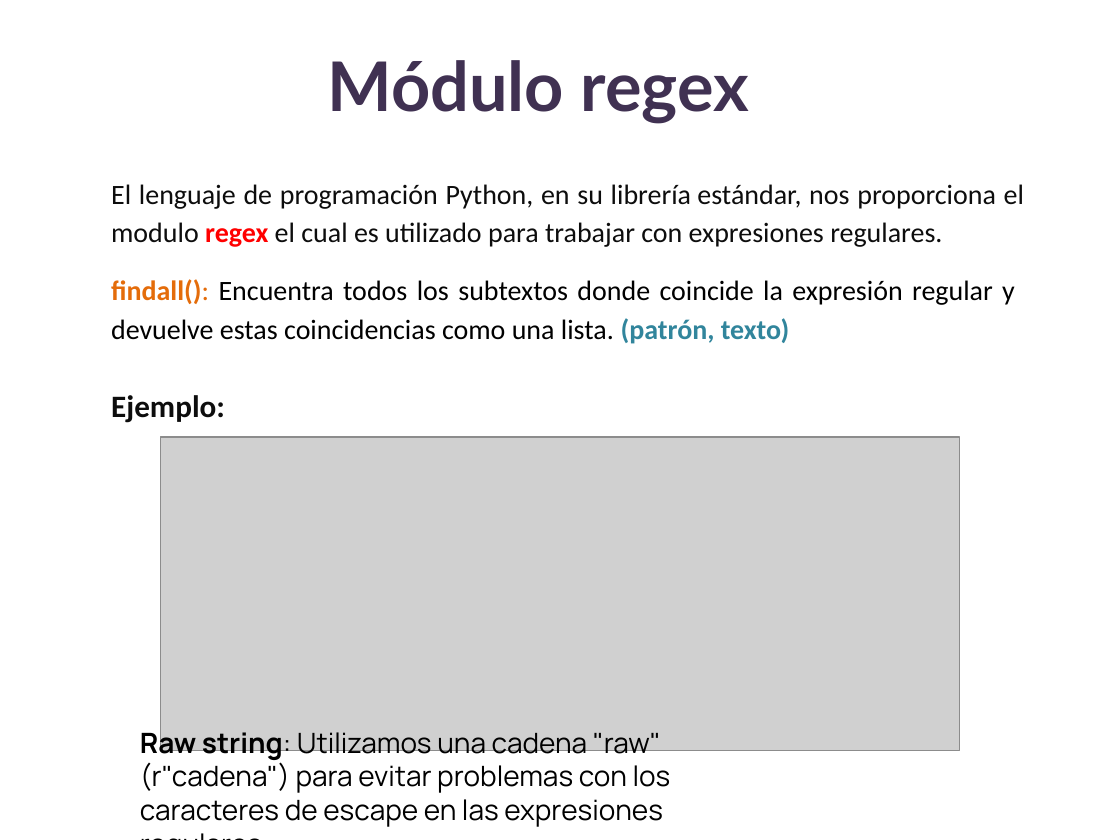
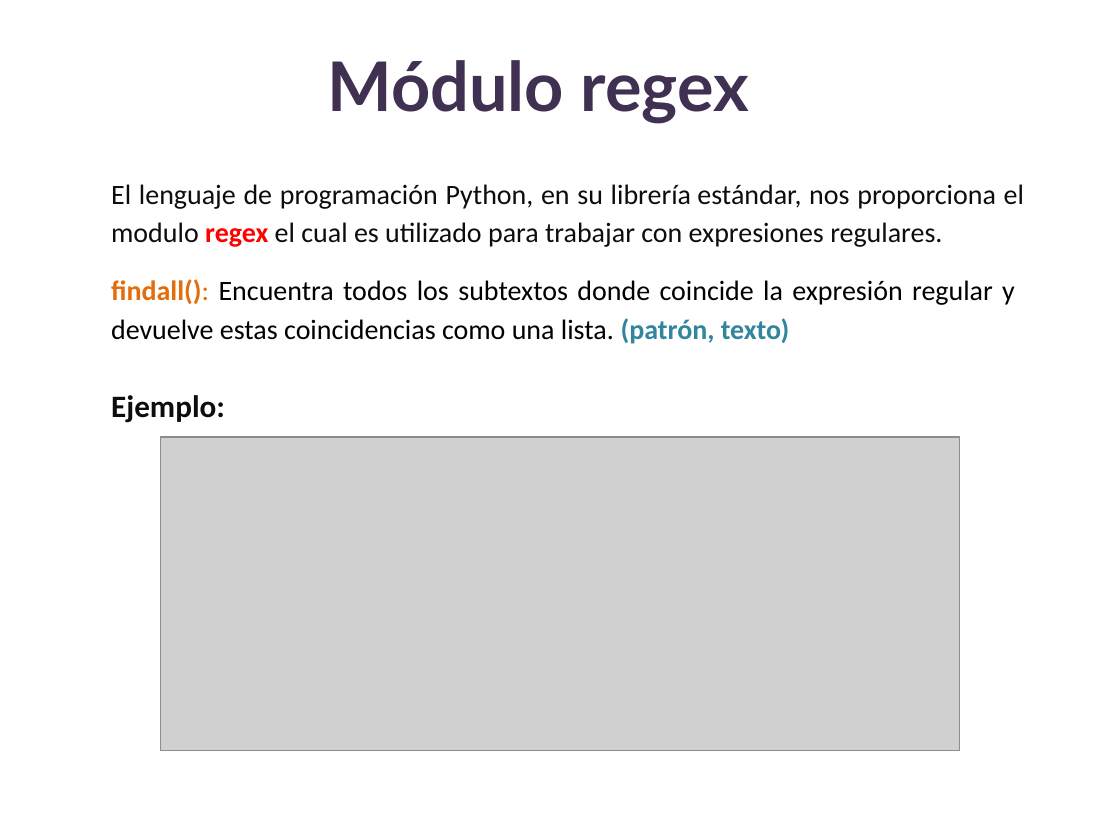
Before and after one commit to lizetheP/Analitica, a slide deck: slide 49 of CalendarioAgo25/presentaciones/18_Expresiones_regulares.pptx. Drawn at 1120x840 pixels with LibreOffice and Linux fonts; fonts in the diff are those of the drawing; grey boxes stand for pictures. Boxes give left, top, right and bottom in pixels: in the first picture for what was removed or moved away, otherwise in the second. Text is boxed around its words. In the diff, an @@ line names an element or a change of style, - is before the commit and + after.

```diff
--- a/CalendarioAgo25/presentaciones/18_Expresiones_regulares.pptx
+++ b/CalendarioAgo25/presentaciones/18_Expresiones_regulares.pptx
@@ text removed at <box>140,727,671,827</box> @@
-Raw string: Utilizamos una cadena "raw" (r"cadena") para evitar problemas con los caracteres de escape en las expresiones regulares.
```
Also in this commit, not shown: 1 other slide changed.
